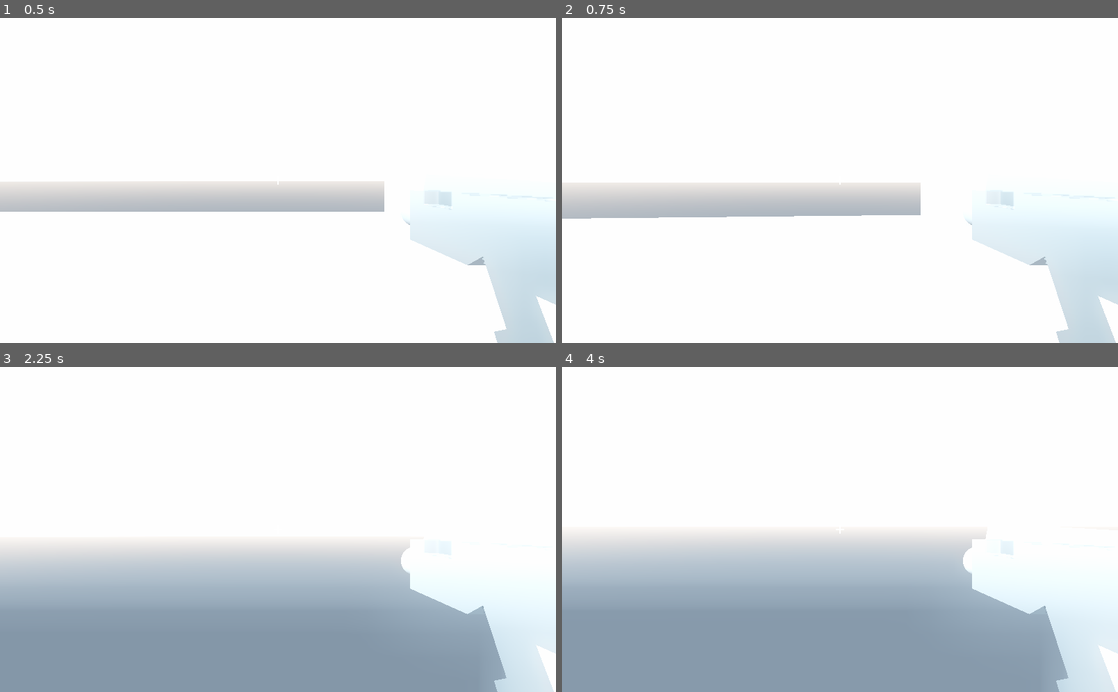
Above: before the commit, frames 1-4 (two rows, left to right).
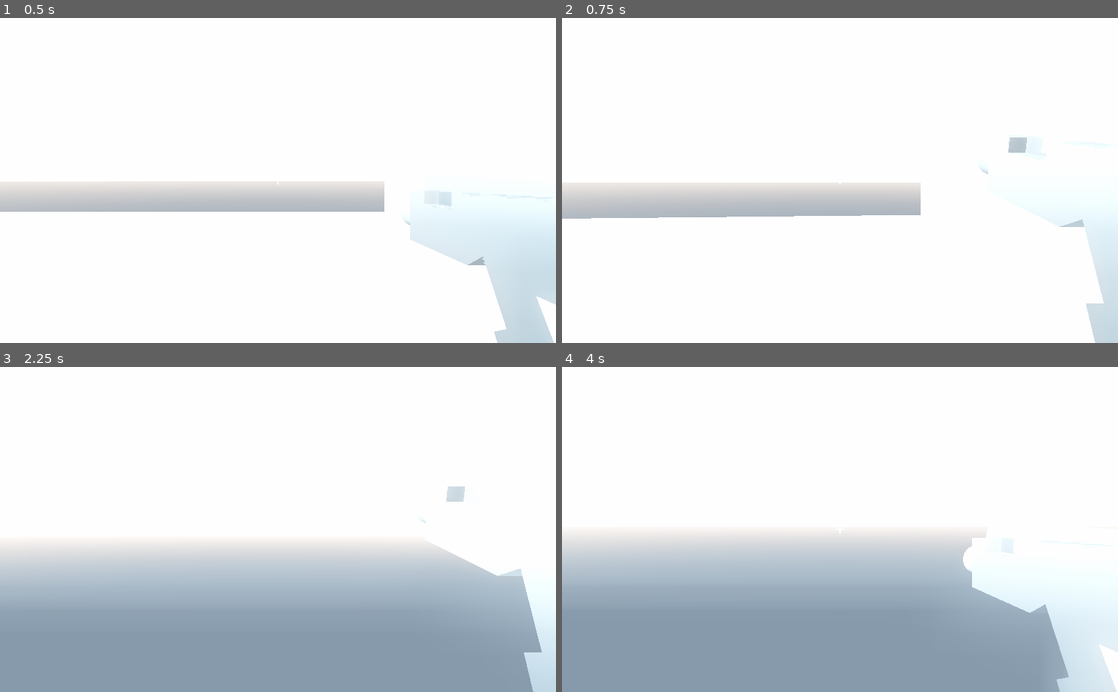
Above: after the commit, the same moments.

Repository: CheesecakeCG/chimeras
Game: Godot game, scene res://test/test.tscn
The game is run twice, just before and just after one commit, with the same random seed, the same clock (stepped at 60 frames per second) and the same inputs.
Inputs (mouse positions are in pixels of both pictures, inside the frame that each line leads up to):
- Up to frame 1 (0.5 s): no input
- Up to frame 2 (0.75 s): tap Enter at 0.5 s; move the mouse to (867, 180) at 0.52 s; hold W from 0.53 s (still down); click (867, 180) at 0.6 s
- Up to frame 3 (2.25 s): keep holding W; tap Space (player_jump) at 0.77, 1.52 s; move the mouse to (250, 529) at 1.27 s; click (250, 529) at 1.35 s; move the mouse to (289, 523) at 2.02 s; click (289, 523) at 2.1 s
- Up to frame 4 (4 s): keep holding W; tap Space (player_jump) at 2.75, 3.02, 3.77 s; move the mouse to (834, 536) at 2.77 s; click (834, 536) at 2.85 s; tap Enter at 3.5 s; move the mouse to (878, 532) at 3.52 s; click (878, 532) at 3.6 s

Frame 1 is identical in both runs. In frame 2, 4.4% of the frame differs, in the area x 72-100%, y 36-100%; in frame 3, 5.1%; in frame 4, 0.2%.

Commit message:
Added keybinds for leaping, crouching, and shooting

Diff:
--- a/project.godot
+++ b/project.godot
@@ -31,6 +31,21 @@
 "events": [ Object(InputEventKey,"resource_local_to_scene":false,"resource_name":"","device":0,"alt":false,"shift":false,"control":false,"meta":false,"command":false,"pressed":false,"scancode":32,"unicode":0,"echo":false,"script":null)
  ]
 }
+player_shoot={
+"deadzone": 0.5,
+"events": [ Object(InputEventMouseButton,"resource_local_to_scene":false,"resource_name":"","device":0,"alt":false,"shift":false,"control":false,"meta":false,"command":false,"button_mask":0,"position":Vector2( 0, 0 ),"global_position":Vector2( 0, 0 ),"factor":1.0,"button_index":1,"pressed":false,"doubleclick":false,"script":null)
+ ]
+}
+player_leap={
+"deadzone": 0.5,
+"events": [ Object(InputEventKey,"resource_local_to_scene":false,"resource_name":"","device":0,"alt":false,"shift":false,"control":false,"meta":false,"command":false,"pressed":false,"scancode":16777237,"unicode":0,"echo":false,"script":null)
+ ]
+}
+player_crouch={
+"deadzone": 0.5,
+"events": [ Object(InputEventKey,"resource_local_to_scene":false,"resource_name":"","device":0,"alt":false,"shift":false,"control":false,"meta":false,"command":false,"pressed":false,"scancode":16777238,"unicode":0,"echo":false,"script":null)
+ ]
+}
 
 [rendering]
 
